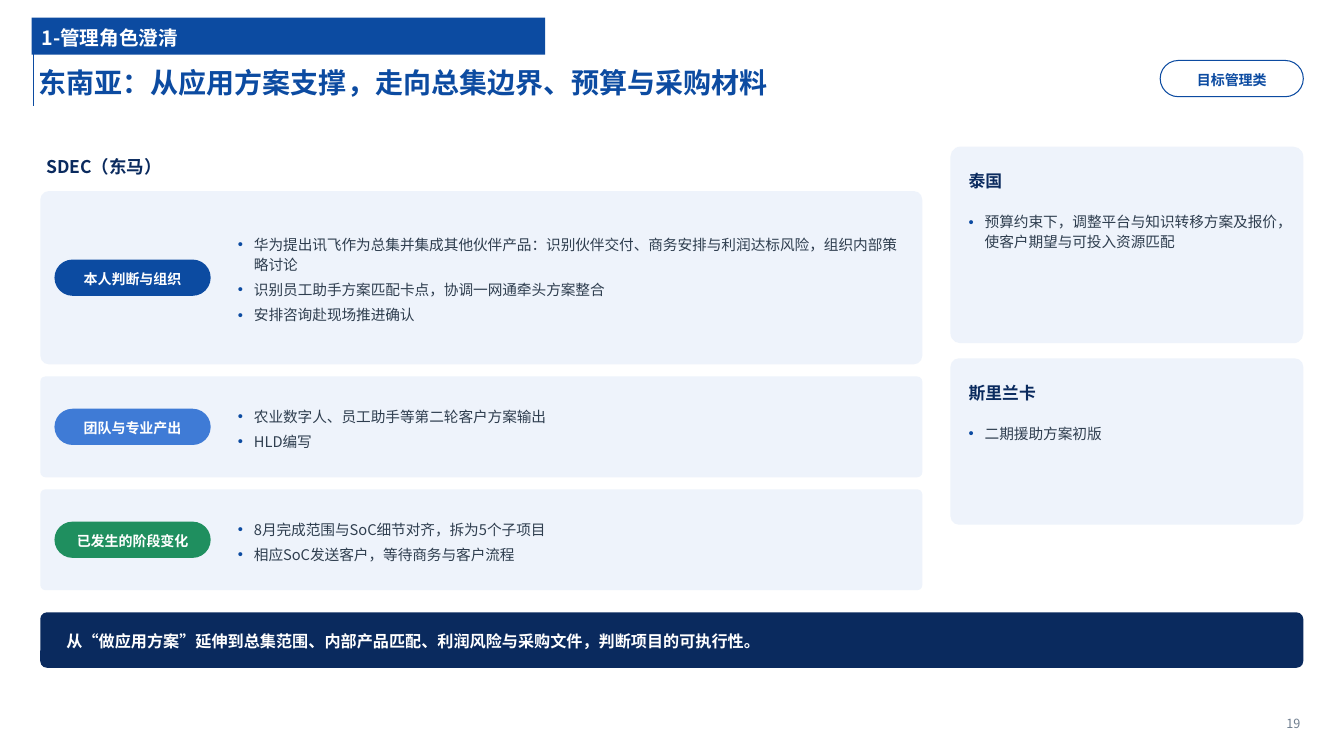
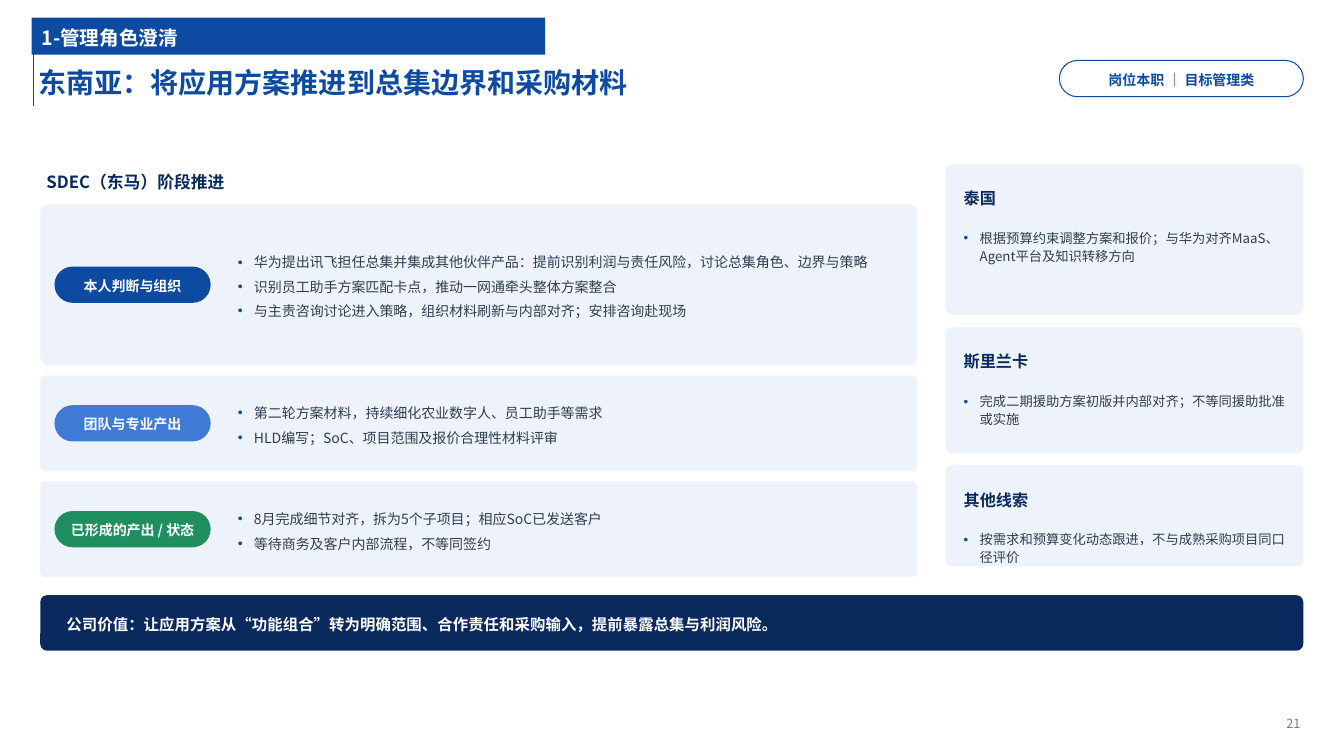
Before and after one commit to chyhcs/wyyh, a slide deck: slide 21 of 干部试用期转正述职-陈昊.pptx (slide 19 before the commit). Drawn at 1344x756 pixels with LibreOffice and Linux fonts; fonts in the diff are those of the drawing. Boxes give left, top, right and bottom in pixels: in the first picture for what was removed or moved away, otherwise in the second. Text is boxed around its words. In the diff, an @@ line names an element or a change of style, - is before the commit and + after.

```diff
--- a/干部试用期转正述职-陈昊.pptx
+++ b/干部试用期转正述职-陈昊.pptx
@@ title at (38, 69, 627, 96): text changed @@
-东南亚：从应用方案支撑，走向总集边界、预算与采购材料
+东南亚：将应用方案推进到总集边界和采购材料
@@ rounded rectangle "岗位本职 ｜ 目标管理类": place and size @@
-rounded rectangle "岗位本职 ｜ 目标管理类" at (1160, 60, 1304, 97)
+rounded rectangle "岗位本职 ｜ 目标管理类" at (1060, 60, 1304, 97)
@@ text in rounded rectangle at (1108, 71, 1255, 89): text changed @@
-目标管理类
+岗位本职 ｜ 目标管理类
@@ text at (46, 173, 224, 190): text changed; size 12.5 to 12 pt @@
-SDEC（东马）
+SDEC（东马）阶段推进
@@ rounded rectangle: place and size @@
-rounded rectangle at (951, 147, 1304, 344)
+rounded rectangle at (946, 163, 1304, 315)
@@ text "泰国": place and size @@
-text "泰国" at (969, 170, 1003, 192)
+text "泰国" at (964, 188, 996, 209)
@@ text "泰国" at (964, 188, 996, 209): size 12 to 11.5 pt @@
@@ rounded rectangle: place and size @@
-rounded rectangle at (40, 192, 923, 365)
+rounded rectangle at (40, 204, 918, 365)
@@ text at (980, 232, 1279, 265): text changed; size 10.5 to 9.5 pt @@
-• 预算约束下，调整平台与知识转移方案及报价，使客户期望与可投入资源匹配
+• 根据预算约束调整方案和报价；与华为对齐MaaS、Agent平台及知识转移方向
@@ rounded rectangle "本人判断与组织": place and size @@
-rounded rectangle "本人判断与组织" at (54, 260, 211, 296)
+rounded rectangle "本人判断与组织" at (54, 266, 211, 302)
@@ text at (254, 255, 868, 318): text changed; size 10.5 to 10 pt @@
-• 华为提出讯飞作为总集并集成其他伙伴产品：识别伙伴交付、商务安排与利润达标风险，组织内部策略讨论
-• 识别员工助手方案匹配卡点，协调一网通牵头方案整合
-• 安排咨询赴现场推进确认
+• 华为提出讯飞担任总集并集成其他伙伴产品：提前识别利润与责任风险，讨论总集角色、边界与策略
+• 识别员工助手方案匹配卡点，推动一网通牵头整体方案整合
+• 与主责咨询讨论进入策略，组织材料刷新与内部对齐；安排咨询赴现场
@@ rounded rectangle: place and size @@
-rounded rectangle at (951, 359, 1304, 525)
+rounded rectangle at (946, 327, 1304, 453)
@@ text "斯里兰卡" at (964, 353, 1028, 369): size 12 to 11.5 pt @@
@@ text "斯里兰卡": place and size @@
-text "斯里兰卡" at (969, 384, 1036, 401)
+text "斯里兰卡" at (964, 353, 1028, 369)
@@ rounded rectangle: place and size @@
-rounded rectangle at (40, 376, 923, 477)
+rounded rectangle at (40, 375, 918, 471)
@@ text at (254, 406, 603, 445): text changed; size 10.5 to 10 pt @@
-• 农业数字人、员工助手等第二轮客户方案输出
-• HLD编写
+• 第二轮方案材料，持续细化农业数字人、员工助手等需求
+• HLD编写；SoC、项目范围及报价合理性材料评审
@@ text at (980, 395, 1285, 425): text changed; size 10.5 to 9.5 pt @@
-• 二期援助方案初版
+• 完成二期援助方案初版并内部对齐；不等同援助批准或实施
@@ rounded rectangle added at (946, 465, 1304, 566), fill #EEF3FB @@
@@ rounded rectangle: place and size @@
-rounded rectangle at (40, 490, 923, 591)
+rounded rectangle at (40, 481, 918, 577)
@@ text added at (964, 492, 1028, 508), 11.5 pt, text #0A2A5E, bold @@
+其他线索
@@ rounded rectangle "已形成的产出 / 状态": place and size @@
-rounded rectangle "已形成的产出 / 状态" at (54, 521, 211, 558)
+rounded rectangle "已形成的产出 / 状态" at (54, 511, 211, 547)
@@ text in rounded rectangle at (71, 523, 194, 537): text changed @@
-已发生的阶段变化
+已形成的产出 / 状态
@@ text at (254, 512, 602, 551): text changed; size 10.5 to 10 pt @@
-• 8月完成范围与SoC细节对齐，拆为5个子项目
-• 相应SoC发送客户，等待商务与客户流程
+• 8月完成细节对齐，拆为5个子项目；相应SoC已发送客户
+• 等待商务及客户内部流程，不等同签约
@@ text added at (980, 533, 1285, 563), 9.5 pt, text #2F3E4F @@
+• 按需求和预算变化动态跟进，不与成熟采购项目同口径评价
@@ rounded rectangle: place and size @@
-rounded rectangle at (40, 612, 1304, 667)
+rounded rectangle at (40, 595, 1304, 650)
@@ text at (66, 617, 777, 632): text changed; size 11.5 to 11 pt @@
-从“做应用方案”延伸到总集范围、内部产品匹配、利润风险与采购文件，判断项目的可执行性。
+公司价值：让应用方案从“功能组合”转为明确范围、合作责任和采购输入，提前暴露总集与利润风险。
@@ text at (1286, 718, 1300, 728): text changed @@
-19
+21
```
Also in this commit, not shown: 25 other slides changed, 7 slides added, 6 slides removed, 2 other files.
